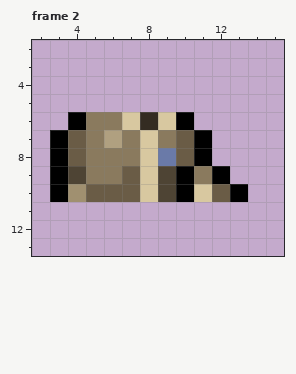
Two versions of one pixel-art file, resources/gfx/gear/chest/apprentice/ApprenticeRobe-DownRight.aseprite. The first picture shows the starting point.
16x16 pixels, 4 frames. Shown: frame 2: x 2..15, y 2..13. The commit also changed other frames, which this record leaves out.
Now the later version:
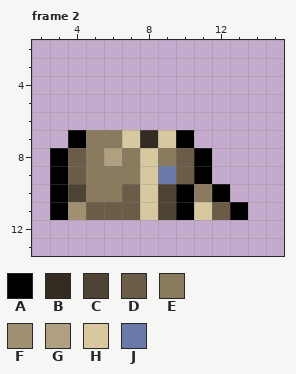
Palette (. is transparent): A #000000  B #342c22  C #4e4434  D #6a5c46  E #8a7a5e  F #a09070  G #b0a080  H #d8c8a0  J #6a7aa8
Changes in this commit:
--- frame 2, layer "Chest Piece"
@@ x 2..15 @@
  5 ..............
- 6 ..AEEHBHA.....
- 7 .ADEGEHEDA....
- 8 .ADEEEHJDA....
- 9 .ACEEDHCAEA...
-10 .AFDDDHCAHDA..
-11 ..............
+ 6 ..............
+ 7 ..AEEHBHA.....
+ 8 .ADEGEHEDA....
+ 9 .ADEEEHJDA....
+10 .ACEEDHCAEA...
+11 .AFDDDHCAHDA..
 12 ..............
